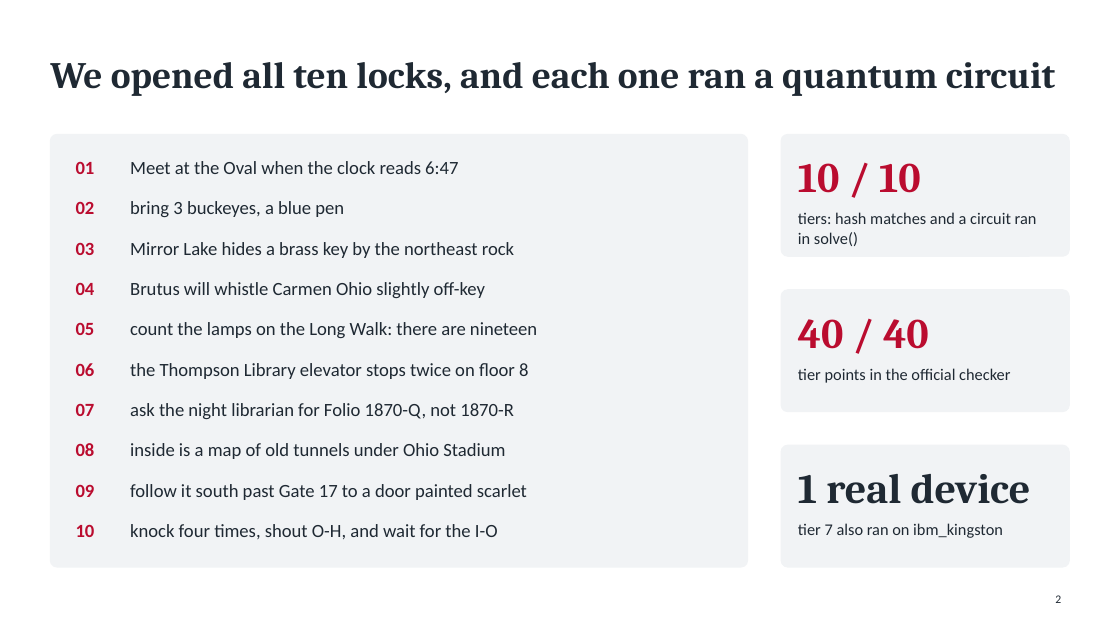
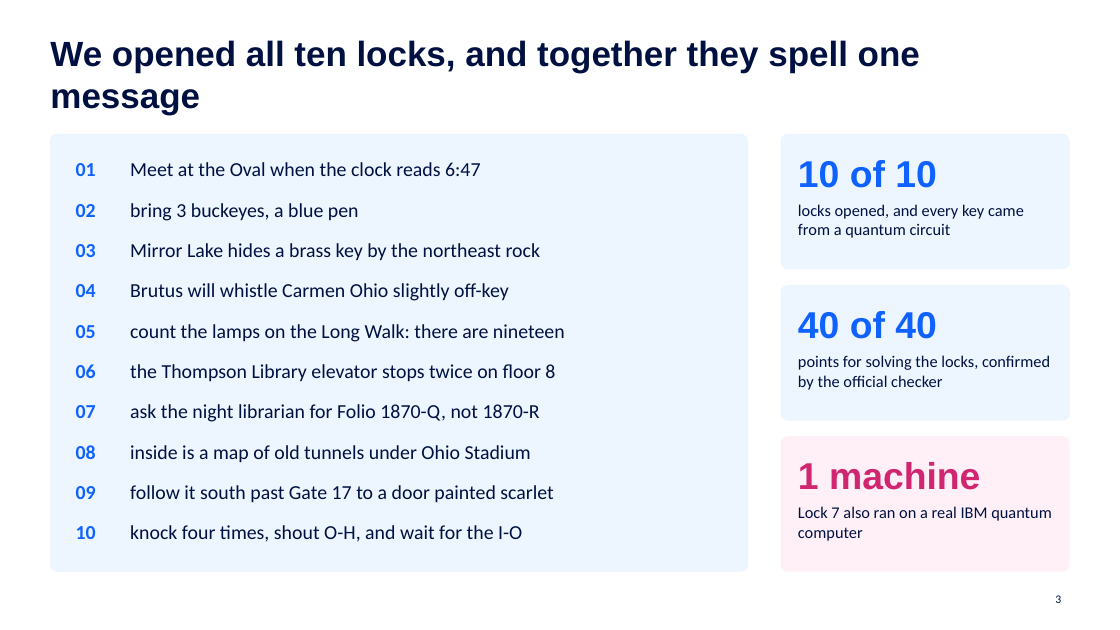
Before and after one commit to QuantumCryptography-at-Qiskit-OSU/Submission, a slide deck: slide 3 of slides/Cryptographers.pptx (slide 2 before the commit). Drawn at 1120x630 pixels with LibreOffice and Linux fonts; fonts in the diff are those of the drawing. Boxes give left, top, right and bottom in pixels: in the first picture for what was removed or moved away, otherwise in the second. Text is boxed around its words. In the diff, an @@ line names an element or a change of style, - is before the commit and + after.

```diff
--- a/slides/Cryptographers.pptx
+++ b/slides/Cryptographers.pptx
@@ title at box(50, 40, 920, 115): text changed; size 32 to 30 pt; font Cambria to Arial; text colour #1F2933 to #001141 @@
-We opened all ten locks, and each one ran a quantum circuit
+We opened all ten locks, and together they spell one message
@@ rounded rectangle: place and size @@
-rounded rectangle at box(50, 134, 748, 567)
+rounded rectangle at box(50, 134, 748, 571)
@@ fill #F1F3F5 to #EDF5FF; outline #F1F3F5 1 pt to #EDF5FF 1 pt; proportions changed in 3 elements at box(50, 134, 748, 571), box(781, 286, 1070, 420), box(781, 134, 1070, 269) @@
@@ rounded rectangle: place and size @@
-rounded rectangle at box(781, 134, 1070, 256)
+rounded rectangle at box(781, 134, 1070, 269)
@@ text at box(798, 160, 937, 188): text changed; size 36 to 32 pt; font Cambria to Arial; text colour #BA0C2F to #0F62FE @@
-10 / 10
+10 of 10
@@ text at box(798, 204, 1024, 238): text changed; text colour #1F2933 to #001141 @@
-tiers: hash matches and a circuit ran in solve()
+locks opened, and every key came from a quantum circuit
@@ rounded rectangle: place and size @@
-rounded rectangle at box(781, 290, 1070, 412)
+rounded rectangle at box(781, 286, 1070, 420)
@@ size 16 to 17 pt, text colour #BA0C2F to #0F62FE in 10 elements at box(76, 244, 96, 257), box(76, 405, 96, 418), box(76, 486, 96, 499), box(76, 163, 96, 176), box(76, 204, 96, 217), box(76, 284, 96, 297), box(76, 364, 96, 378), box(76, 445, 96, 459), box(76, 526, 96, 539), box(76, 325, 96, 338) @@
@@ text at box(798, 311, 937, 339): text changed; size 36 to 32 pt; font Cambria to Arial; text colour #BA0C2F to #0F62FE @@
-40 / 40
+40 of 40
@@ text at box(798, 355, 1050, 390): text changed; text colour #1F2933 to #001141 @@
-tier points in the official checker
+points for solving the locks, confirmed by the official checker
@@ rounded rectangle: place and size @@
-rounded rectangle at box(781, 445, 1070, 567)
+rounded rectangle at box(781, 437, 1070, 571)
@@ rounded rectangle at box(781, 437, 1070, 571): fill #F1F3F5 to #FFF0F7; outline #F1F3F5 1 pt to #FFF0F7 1 pt; proportions changed @@
@@ text at box(798, 462, 980, 490): text changed; size 36 to 32 pt; font Cambria to Arial; text colour #1F2933 to #D02670 @@
-1 real device
+1 machine
@@ text at box(798, 506, 1052, 541): text changed; text colour #1F2933 to #001141 @@
-tier 7 also ran on ibm_kingston
+Lock 7 also ran on a real IBM quantum computer
@@ size 16 to 17 pt, text colour #1F2933 to #001141 in 10 elements at box(130, 243, 540, 261), box(130, 404, 540, 422), box(130, 485, 553, 503), box(130, 162, 480, 176), box(130, 203, 359, 221), box(130, 283, 509, 301), box(130, 324, 565, 342), box(130, 364, 555, 382), box(130, 445, 531, 463), box(130, 525, 522, 542) @@
@@ page number at box(1055, 595, 1061, 603): text changed; text colour #1F2933 to #001141 @@
-2
+3
```
Also in this commit, not shown: 17 other slides changed, 7 slides added, 5 slides removed, 16 other files.
